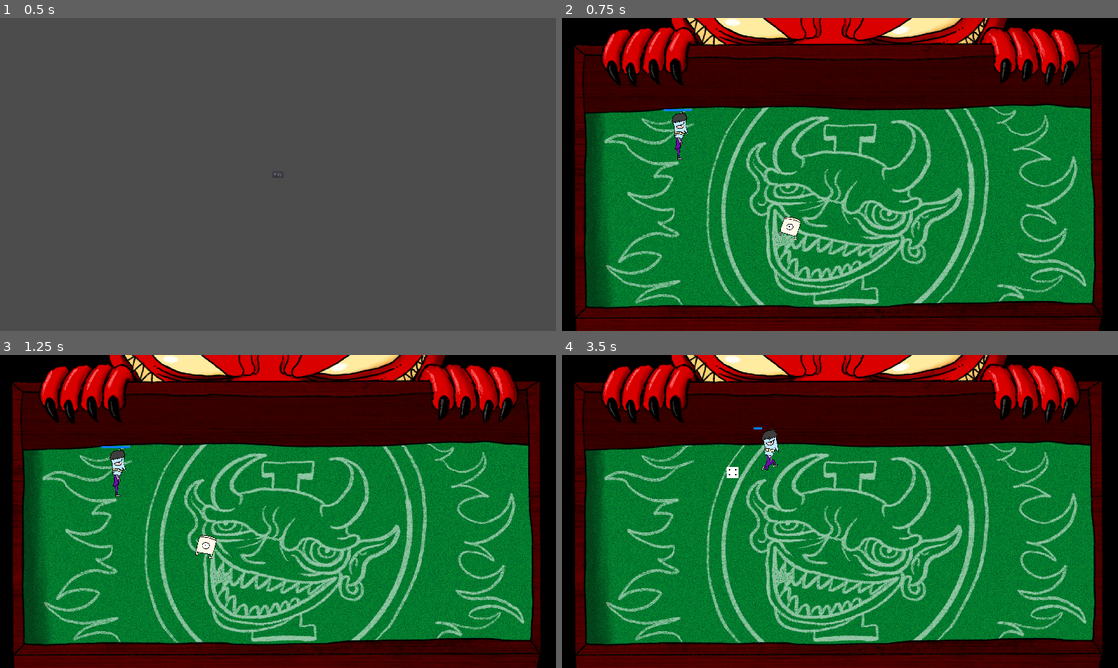
Above: before the commit, frames 1-4 (two rows, left to right).
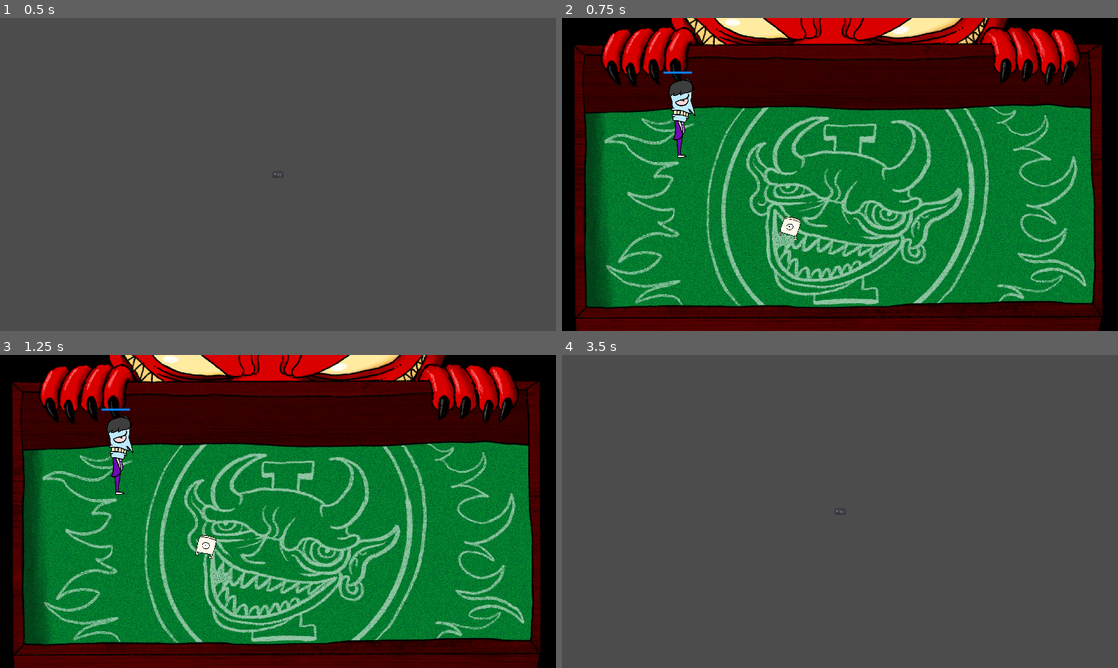
Above: after the commit, the same moments.

Repository: TheSeahorse/GMTK2022
Game: Godot game, scene res://Main.tscn
Same seed, same stepped clock (60 frames per second), same inputs: the game is played once before the commit and once after it.
Inputs (mouse positions are in pixels of both pictures, inside the frame that each line leads up to):
- Up to frame 1 (0.5 s): no input
- Up to frame 2 (0.75 s): click "Play" at 0.5 s
- Up to frame 3 (1.25 s): no input
- Up to frame 4 (3.5 s): move the mouse to (962, 495) at 1.27 s; hold D (move_right) 1.28-2.03 s; hold Right mouse button (attack) 1.28-2.03 s; move the mouse to (728, 527) at 2.02 s; hold S (move_down) 2.03-2.78 s; right-click (728, 527) at 2.1 s; move the mouse to (895, 442) at 2.77 s; hold D (move_right) from 2.78 s (still down); hold Right mouse button (attack) from 2.78 s (still down)

Frame 1 is identical in both runs. In frame 2, 0.7% of the frame differs, in the area x 18-24%, y 17-46%; in frame 3, 0.7%; in frame 4, 100%, in the area x 0-100%, y 0-100%.

Commit message:
Change Player scale, position and attack cooldown

Diff:
--- a/Player.tscn
+++ b/Player.tscn
@@ -38,40 +38,85 @@
 atlas = ExtResource( 4 )
 region = Rect2( 0, 3210, 402, 642 )
 
+[sub_resource type="AtlasTexture" id=24]
+flags = 4
+atlas = ExtResource( 3 )
+region = Rect2( 0, 0, 402, 642 )
+
+[sub_resource type="AtlasTexture" id=25]
+flags = 4
+atlas = ExtResource( 3 )
+region = Rect2( 0, 642, 402, 642 )
+
+[sub_resource type="AtlasTexture" id=26]
+flags = 4
+atlas = ExtResource( 3 )
+region = Rect2( 0, 1284, 402, 642 )
+
+[sub_resource type="AtlasTexture" id=27]
+flags = 4
+atlas = ExtResource( 3 )
+region = Rect2( 0, 1926, 402, 642 )
+
+[sub_resource type="AtlasTexture" id=28]
+flags = 4
+atlas = ExtResource( 3 )
+region = Rect2( 0, 2568, 402, 642 )
+
+[sub_resource type="AtlasTexture" id=29]
+flags = 4
+atlas = ExtResource( 3 )
+region = Rect2( 0, 3210, 402, 642 )
+
 [sub_resource type="AtlasTexture" id=11]
 flags = 4
 atlas = ExtResource( 1 )
 region = Rect2( 0, 0, 402, 642 )
 
-[sub_resource type="AtlasTexture" id=24]
-flags = 4
-atlas = ExtResource( 3 )
-region = Rect2( 0, 0, 402, 642 )
-
-[sub_resource type="AtlasTexture" id=25]
-flags = 4
-atlas = ExtResource( 3 )
-region = Rect2( 0, 642, 402, 642 )
-
-[sub_resource type="AtlasTexture" id=26]
-flags = 4
-atlas = ExtResource( 3 )
-region = Rect2( 0, 1284, 402, 642 )
-
-[sub_resource type="AtlasTexture" id=27]
-flags = 4
-atlas = ExtResource( 3 )
-region = Rect2( 0, 1926, 402, 642 )
-
-[sub_resource type="AtlasTexture" id=28]
-flags = 4
-atlas = ExtResource( 3 )
-region = Rect2( 0, 2568, 402, 642 )
-
-[sub_resource type="AtlasTexture" id=29]
-flags = 4
-atlas = ExtResource( 3 )
-region = Rect2( 0, 3210, 402, 642 )
+[sub_resource type="AtlasTexture" id=30]
+flags = 4
+atlas = ExtResource( 3 )
+region = Rect2( 0, 0, 402, 642 )
+
+[sub_resource type="AtlasTexture" id=32]
+flags = 4
+atlas = ExtResource( 5 )
+region = Rect2( 0, 0, 402, 642 )
+
+[sub_resource type="AtlasTexture" id=18]
+flags = 4
+atlas = ExtResource( 5 )
+region = Rect2( 0, 0, 402, 642 )
+
+[sub_resource type="AtlasTexture" id=19]
+flags = 4
+atlas = ExtResource( 5 )
+region = Rect2( 0, 642, 402, 642 )
+
+[sub_resource type="AtlasTexture" id=20]
+flags = 4
+atlas = ExtResource( 5 )
+region = Rect2( 0, 1284, 402, 642 )
+
+[sub_resource type="AtlasTexture" id=21]
+flags = 4
+atlas = ExtResource( 5 )
+region = Rect2( 0, 1926, 402, 642 )
+
+[sub_resource type="AtlasTexture" id=22]
+flags = 4
+atlas = ExtResource( 5 )
+region = Rect2( 0, 2568, 402, 642 )
+
+[sub_resource type="AtlasTexture" id=23]
+flags = 4
+atlas = ExtResource( 5 )
+region = Rect2( 0, 3210, 402, 642 )
+
+[sub_resource type="AtlasTexture" id=31]
+flags = 4
+atlas = ExtResource( 4 )
+region = Rect2( 0, 0, 402, 642 )
 
 [sub_resource type="AtlasTexture" id=3]
 flags = 4
@@ -102,51 +147,6 @@
 flags = 4
 atlas = ExtResource( 1 )
 region = Rect2( 0, 3210, 402, 642 )
-
-[sub_resource type="AtlasTexture" id=31]
-flags = 4
-atlas = ExtResource( 4 )
-region = Rect2( 0, 0, 402, 642 )
-
-[sub_resource type="AtlasTexture" id=32]
-flags = 4
-atlas = ExtResource( 5 )
-region = Rect2( 0, 0, 402, 642 )
-
-[sub_resource type="AtlasTexture" id=18]
-flags = 4
-atlas = ExtResource( 5 )
-region = Rect2( 0, 0, 402, 642 )
-
-[sub_resource type="AtlasTexture" id=19]
-flags = 4
-atlas = ExtResource( 5 )
-region = Rect2( 0, 642, 402, 642 )
-
-[sub_resource type="AtlasTexture" id=20]
-flags = 4
-atlas = ExtResource( 5 )
-region = Rect2( 0, 1284, 402, 642 )
-
-[sub_resource type="AtlasTexture" id=21]
-flags = 4
-atlas = ExtResource( 5 )
-region = Rect2( 0, 1926, 402, 642 )
-
-[sub_resource type="AtlasTexture" id=22]
-flags = 4
-atlas = ExtResource( 5 )
-region = Rect2( 0, 2568, 402, 642 )
-
-[sub_resource type="AtlasTexture" id=23]
-flags = 4
-atlas = ExtResource( 5 )
-region = Rect2( 0, 3210, 402, 642 )
-
-[sub_resource type="AtlasTexture" id=30]
-flags = 4
-atlas = ExtResource( 3 )
-region = Rect2( 0, 0, 402, 642 )
 
 [sub_resource type="SpriteFrames" id=9]
 animations = [ {
@@ -155,48 +155,49 @@
 "name": "move_left",
 "speed": 12.0
 }, {
+"frames": [ SubResource( 24 ), SubResource( 25 ), SubResource( 26 ), SubResource( 27 ), SubResource( 28 ), SubResource( 29 ) ],
+"loop": true,
+"name": "move_right",
+"speed": 12.0
+}, {
 "frames": [ SubResource( 11 ) ],
 "loop": true,
 "name": "idle_down",
 "speed": 5.0
 }, {
-"frames": [ SubResource( 24 ), SubResource( 25 ), SubResource( 26 ), SubResource( 27 ), SubResource( 28 ), SubResource( 29 ) ],
-"loop": true,
-"name": "move_right",
-"speed": 12.0
+"frames": [ SubResource( 30 ) ],
+"loop": true,
+"name": "idle_right",
+"speed": 5.0
+}, {
+"frames": [ SubResource( 32 ) ],
+"loop": true,
+"name": "idle_up",
+"speed": 5.0
+}, {
+"frames": [ SubResource( 18 ), SubResource( 19 ), SubResource( 20 ), SubResource( 21 ), SubResource( 22 ), SubResource( 23 ) ],
+"loop": true,
+"name": "move_up",
+"speed": 12.0
+}, {
+"frames": [ SubResource( 31 ) ],
+"loop": true,
+"name": "idle_left",
+"speed": 5.0
 }, {
 "frames": [ SubResource( 3 ), SubResource( 4 ), SubResource( 5 ), SubResource( 6 ), SubResource( 7 ), SubResource( 8 ) ],
 "loop": true,
 "name": "move_down",
 "speed": 12.0
-}, {
-"frames": [ SubResource( 31 ) ],
-"loop": true,
-"name": "idle_left",
-"speed": 5.0
-}, {
-"frames": [ SubResource( 32 ) ],
-"loop": true,
-"name": "idle_up",
-"speed": 5.0
-}, {
-"frames": [ SubResource( 18 ), SubResource( 19 ), SubResource( 20 ), SubResource( 21 ), SubResource( 22 ), SubResource( 23 ) ],
-"loop": true,
-"name": "move_up",
-"speed": 12.0
-}, {
-"frames": [ SubResource( 30 ) ],
-"loop": true,
-"name": "idle_right",
-"speed": 5.0
 } ]
 
 [sub_resource type="CapsuleShape2D" id=10]
-height = 48.0
+radius = 18.0
+height = 104.0
 
 [sub_resource type="CapsuleShape2D" id=33]
-radius = 11.0
-height = 48.0
+radius = 19.0
+height = 104.0
 
 [node name="Player" type="KinematicBody2D"]
 collision_layer = 2
@@ -204,12 +205,12 @@
 script = ExtResource( 2 )
 
 [node name="Sprite" type="AnimatedSprite" parent="."]
-scale = Vector2( 0.299751, 0.299751 )
+position = Vector2( 1, -67 )
+scale = Vector2( 0.5, 0.5 )
 frames = SubResource( 9 )
 animation = "idle_down"
 
 [node name="CollisionShape2D" type="CollisionShape2D" parent="."]
-position = Vector2( 0, 18 )
 shape = SubResource( 10 )
 
 [node name="EnemyDetector" type="Area2D" parent="."]
@@ -217,7 +218,6 @@
 collision_mask = 12
 
 [node name="EnemyDetectorShape" type="CollisionShape2D" parent="EnemyDetector"]
-position = Vector2( 0, 18 )
 shape = SubResource( 33 )
 
 [node name="Weapon" type="Area2D" parent="."]
@@ -238,13 +238,14 @@
 
 [node name="Cooldown" type="TextureProgress" parent="."]
 margin_left = -51.0
-margin_top = -87.0
+margin_top = -216.0
 margin_right = 51.0
-margin_bottom = -78.0
+margin_bottom = -207.0
 value = 100.0
 texture_progress = ExtResource( 7 )
 
 [node name="AttackCooldown" type="Timer" parent="Cooldown"]
+wait_time = 2.1
 one_shot = true
 
 [connection signal="body_entered" from="EnemyDetector" to="." method="_on_EnemyDetector_body_entered"]
